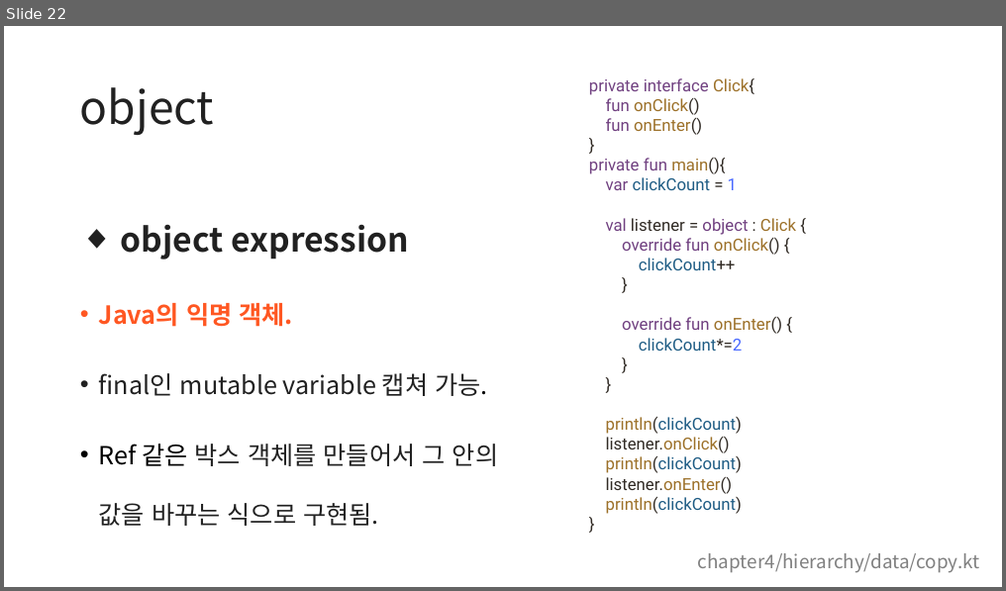
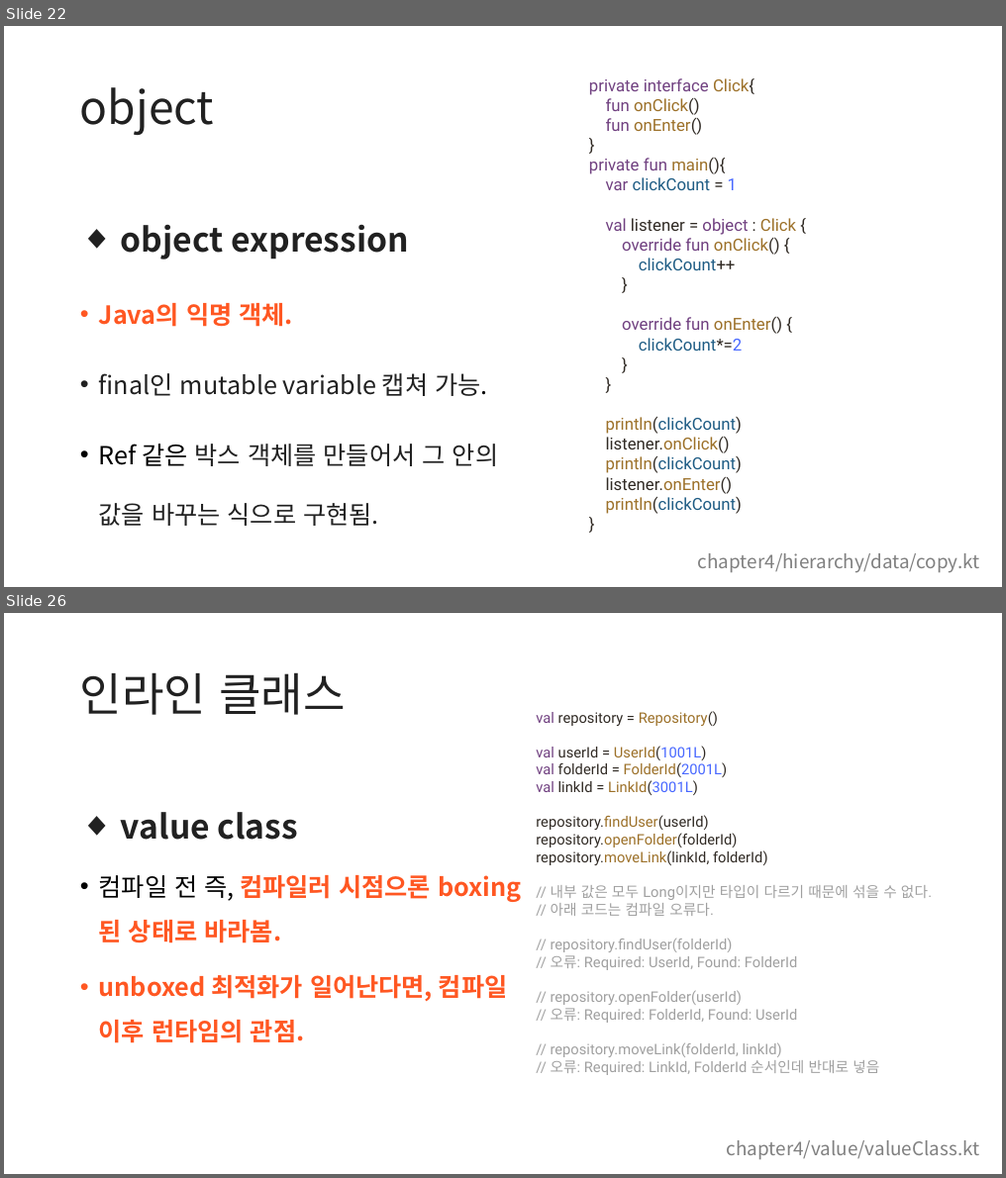
Before and after one commit to kotlin-study-2026/kotlin-study-archive, a slide deck: weak04/src/main/kotlin/chapter4/4장.pptx. Shown one above the other, each under a label of ours: slide 22 before the commit, slides 22 and 26 after it; the slides between them are not shown. The pictures are 1006x591 and 1006x1178 pixels, drawn with LibreOffice and Linux fonts; fonts in the diff are those of the drawing. Boxes give left, top, right and bottom in pixels: in the first picture for what was removed or moved away, otherwise in the second. Text is boxed around its words. In the diff, an @@ line names an element or a change of style, - is before the commit and + after.

```diff
--- a/weak04/src/main/kotlin/chapter4/4장.pptx
+++ b/weak04/src/main/kotlin/chapter4/4장.pptx
@@ slide 26 added at (x1=4, y1=613, x2=1002, y2=1174), background #FFFFFF @@
@@ title added at (x1=80, y1=672, x2=345, y2=715), 44 pt, text #212121 @@
+인라인 클래스
@@ text added at (x1=536, y1=711, x2=932, y2=1075), 14 pt, text #A0A0A0 @@
+val repository = Repository()
+val userId = UserId(1001L)
+val folderId = FolderId(2001L)
+val linkId = LinkId(3001L)
+repository.findUser(userId)
+repository.openFolder(folderId)
+repository.moveLink(linkId, folderId)
+// 내부 값은 모두 Long이지만 타입이 다르기 때문에 섞을 수 없다.
+// 아래 코드는 컴파일 오류다.
+// repository.findUser(folderId)
+// 오류: Required: UserId, Found: FolderId
+// repository.openFolder(userId)
+// 오류: Required: FolderId, Found: UserId
+// repository.moveLink(folderId, linkId)
+// 오류: Required: LinkId, FolderId 순서인데 반대로 넣음
@@ text added at (x1=99, y1=812, x2=521, y2=1044), 24 pt, text #FF5722, bold @@
+◆ value class
+• 컴파일 전 즉, 컴파일러 시점으론 boxing 된 상태로 바라봄.
+• unboxed 최적화가 일어난다면, 컴파일 이후 런타임의 관점.
@@ text added at (x1=727, y1=1141, x2=980, y2=1160), 18 pt, text #808080 @@
+chapter4/value/valueClass.kt
```
Also in this commit, not shown: 2 slides changed, 6 other slides added, 1 other file.
